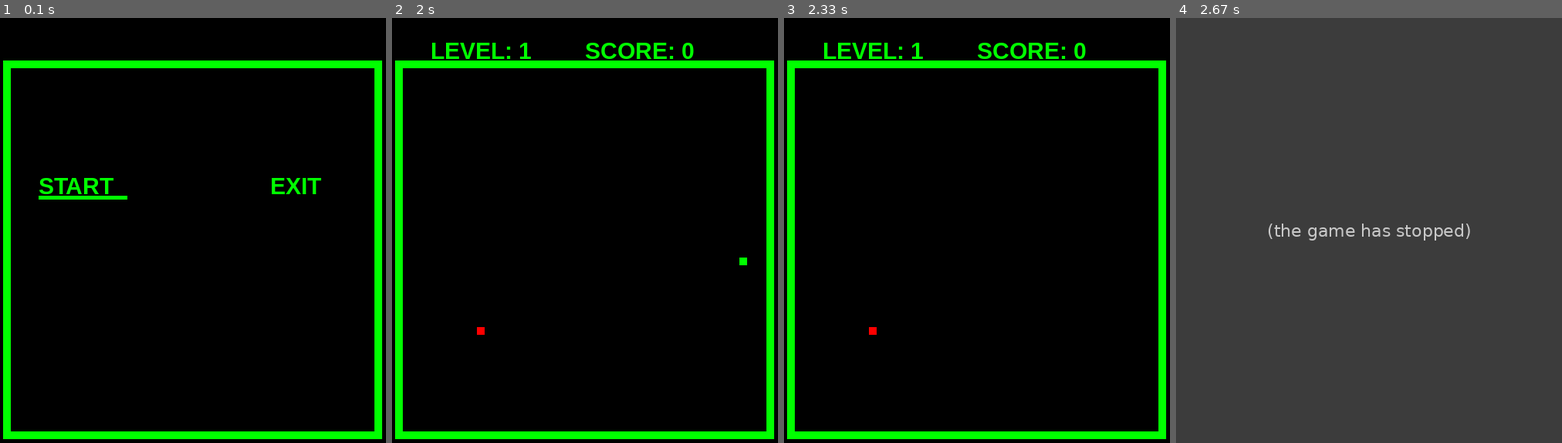
Above: before the commit, frames 1-4 (left to right).
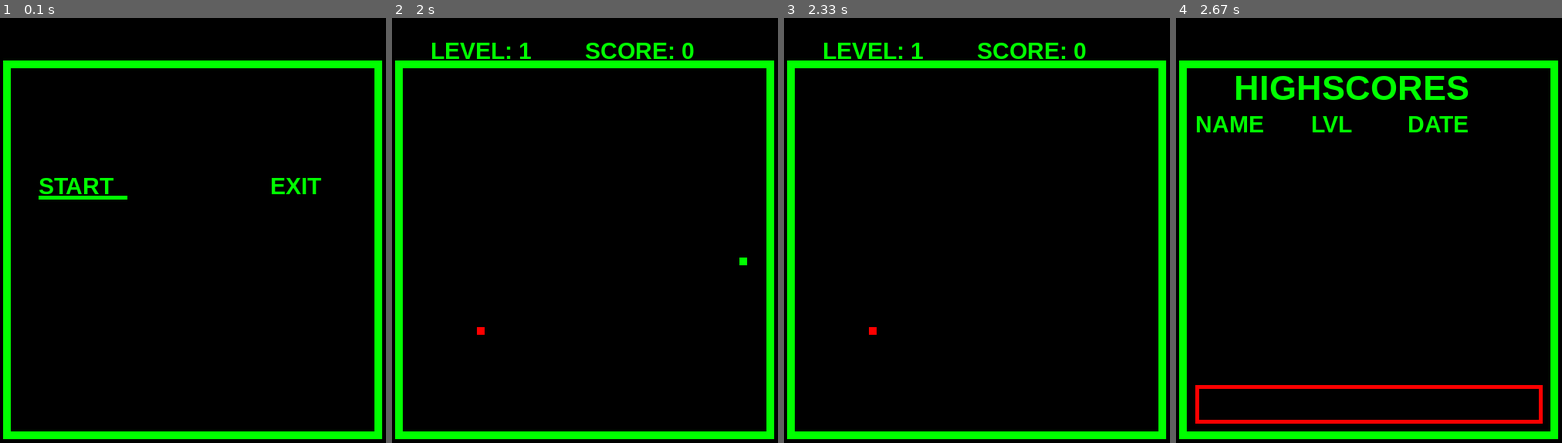
Above: after the commit, the same moments.

Repository: petelah/snake
Game: pygame game, started from snake.py
Two runs of this game, one before a commit and one after it. Both use one fixed random seed, a clock stepped at 60 frames per second and the inputs below.
Inputs:
- Up to frame 1 (0.1 s): no input
- Up to frame 2 (2 s): tap Enter at 0.33 s; hold Right 0.67-1.13 s; hold Up 1.45-1.75 s; hold Right from 1.78 s (still down)
- Up to frame 3 (2.33 s): release Right at 2.25 s
- Up to frame 4 (2.67 s): no input

Frames 1-3 are identical in both runs. In frame 4, 100% of the frame differs, in the area x 0-100%, y 0-100%.
Error before the commit: AttributeError: 'bool' object has no attribute 'items' (snake.py line 112); the game stopped at 2.33 s (later frames are placeholders)

Commit message:
finished highscores

Diff:
--- a/snake.py
+++ b/snake.py
@@ -36,7 +36,7 @@
 score = 0
 speed = 1
 
-highscores = load_hs()
+
 
 def main_menu():
 
@@ -85,6 +85,8 @@
     run = True
     hs = {'PETE1': [60, '27.04.2020'], 'Marcy': [700, '20.04.2020']}
     show_text = True
+    highscores = load_hs()
+    highscores = {k: v for k, v in sorted(highscores.items(), key=lambda item: item[1], reverse=True)}
 
     while run:
         window.fill((0, 0, 0))
@@ -95,14 +97,15 @@
         hslvl = font.render('LVL', 1, (0, 255, 0))
         hsdate = font.render('DATE', 1, (0, 255, 0))
         window.blit(hsname, (25, 120))
-        window.blit(hsdate, (175, 120))
-        window.blit(hslvl, (300, 120))
+        window.blit(hsdate, (300, 120))
+        window.blit(hslvl, (175, 120))
         error_border = (255,0,0)
         norm_border = (0,255,0)
-        pygame.draw.rect(window, (255,0,0), (25, 475, 450, 50),5)
+
         events = pygame.event.get()
 
         if show_text:
+            pygame.draw.rect(window, (255, 0, 0), (25, 475, 450, 50), 5)
             # Feed it with events every frame
             textinput.update(events)
             # Blit its surface onto the screen
@@ -200,10 +203,10 @@
         if snakey.length[0][0] == 0 or snakey.length[0][0] == 500 or \
                 snakey.length[0][1] == 50 or snakey.length[0][1] == 550:
             #print('hit')
-            score = 0
             snakey.length = [[300, 410], []]
             # goto gameover menu
             game_over(score)
+            score = 0
             # return to main menu
             return False
 
@@ -223,6 +226,7 @@
             if snakey.length[0] in snakey.length[2:]:
                 # goto gameover menu
                 game_over(score)
+                score = 0
                 # return to main menu
                 return False
 
--- a/utils.py
+++ b/utils.py
@@ -13,7 +13,7 @@
     # if not, create one and return it
     if not path.isfile(cwd):
         Path(cwd).touch()
-        return False
+        return {}
     # if there is, return it
     else:
         with open(cwd) as json_file:
